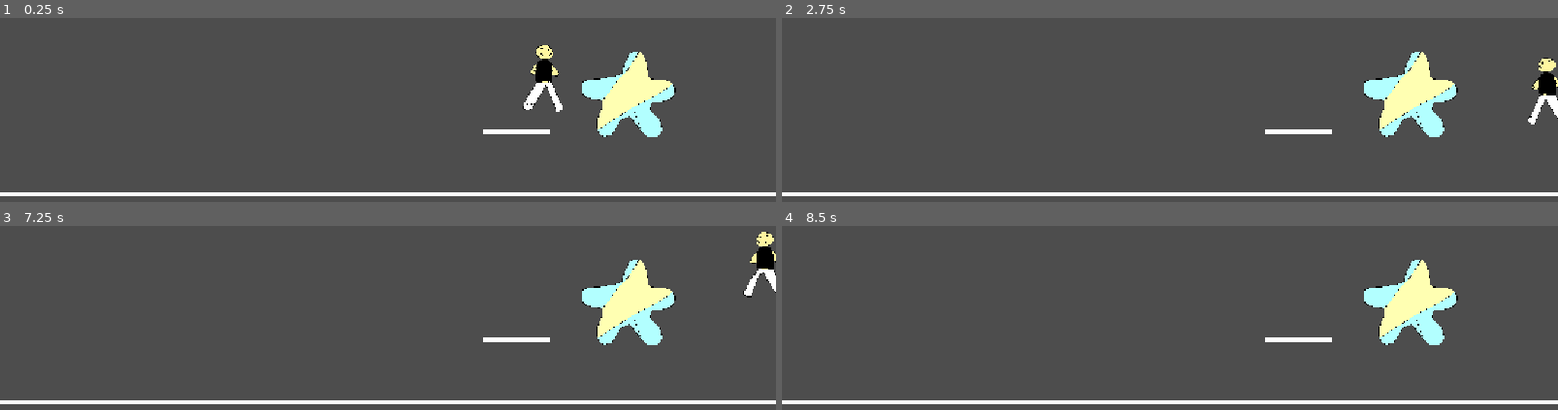
Above: before the commit, frames 1-4 (two rows, left to right).
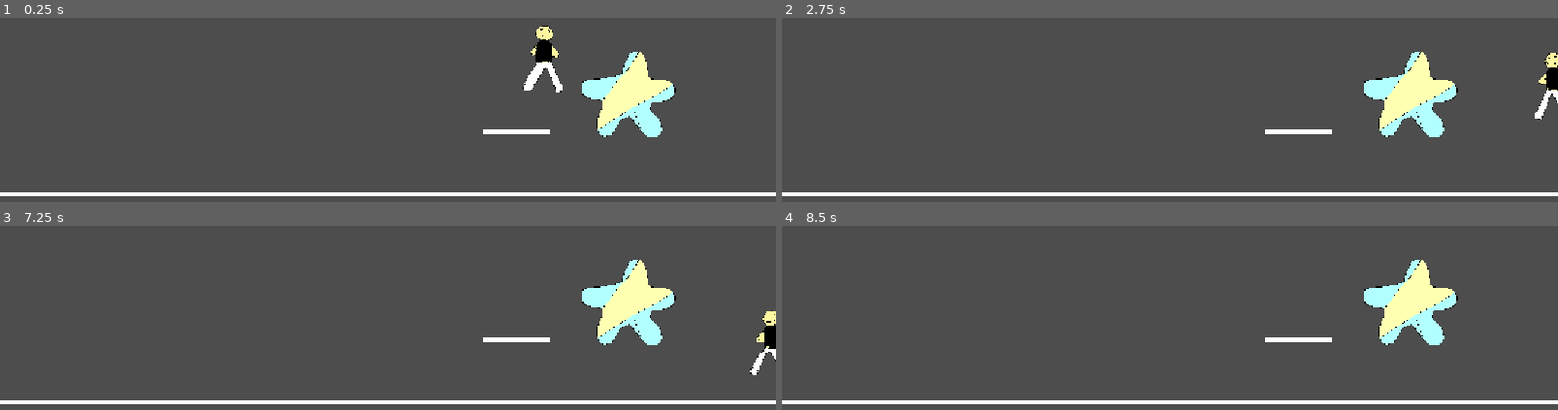
Above: after the commit, the same moments.

Repository: 0xShawnAdams/JarofPaperStarlight
Game: Godot game, scene res://main.tscn
The game is run twice, just before and just after one commit, with the same random seed, the same clock (stepped at 60 frames per second) and the same inputs.
Inputs:
- Up to frame 1 (0.25 s): no input
- Up to frame 2 (2.75 s): hold Up (move_up) 0.53-1.28 s; hold Right (move_right) 0.53-2.03 s; tap Up (move_up) at 1.35, 1.52, 1.82 s; tap Enter at 2 s; hold Left (move_left) from 2.03 s (still down); hold Up (move_up) from 2.03 s (still down)
- Up to frame 3 (7.25 s): release Left (move_left) at 2.78 s; release Up (move_up) at 2.78 s; hold Right (move_right) 2.78-4.28 s; tap Up (move_up) at 2.85, 3.02, 3.32, 4.35, 4.52, 4.82, 5.85, 6.02, 6.32 s; tap Space at 3.5, 5, 6.5 s; hold Up (move_up) 3.53-4.28 s; tap Enter at 4.25, 5.75 s; hold Left (move_left) 4.28-5.03 s; hold Right (move_right) 5.03-5.78 s; hold Up (move_up) 5.03-5.78 s; hold Left (move_left) from 5.78 s (still down); hold Up (move_up) from 6.53 s (still down)
- Up to frame 4 (8.5 s): release Left (move_left) at 7.28 s; release Up (move_up) at 7.28 s; hold Right (move_right) from 7.28 s (still down); tap Up (move_up) at 7.35, 7.52, 7.82 s; hold Up (move_up) from 8.03 s (still down)

The runs differ from the first frame. In frame 1, 1.2% of the frame differs, in the area x 67-73%, y 4-52%; in frame 2, 0.7%; in frame 3, 1.2%, in the area x 95-100%, y 3-82%; in frame 4, nothing differs.

Commit message:
sync push

Diff:
--- a/jarofpaperstarlight/Scenes/Levels/TestLevel.tscn
+++ b/jarofpaperstarlight/Scenes/Levels/TestLevel.tscn
@@ -22,8 +22,15 @@
 [node name="Player" parent="." instance=ExtResource("3_iuug4")]
 position = Vector2(252, 345)
 
+[node name="Camera2D" type="Camera2D" parent="Player"]
+position = Vector2(-1, 0)
+limit_smoothed = true
+position_smoothing_enabled = true
+drag_horizontal_enabled = true
+drag_vertical_enabled = true
+
 [node name="StaticBody2D" parent="." instance=ExtResource("4_iuug4")]
-position = Vector2(909, 1011)
+position = Vector2(909, 1027)
 scale = Vector2(11.4351, -2.59849)
 
 [node name="Platform" parent="." instance=ExtResource("4_iuug4")]
--- a/jarofpaperstarlight/Scripts/player.gd
+++ b/jarofpaperstarlight/Scripts/player.gd
@@ -2,7 +2,7 @@
 signal hit
 
 @export var speed = 400 # How fast the player will move (pixels/sec).
-var jump_speed = 200.0
+var jump_speed = -700.0
 var screen_size # Size of the game window.
 var jumping = false
 #var delta = 0;
@@ -12,13 +12,13 @@
 func _ready():
 	screen_size = get_viewport_rect().size
 
-func _physics_process(delta):
-	#velocity.y += gravity * delta # adds gravity
-	# Vertical Velocity
-	if not is_on_floor(): # If in the air, fall towards the floor. Literally gravity
-		#velocity.y = velocity.y - (gravity * delta)
-		#velocity.y += jump_speed
-		velocity.y += gravity * delta
+#func _physics_process(delta):
+#	#velocity.y += gravity * delta # adds gravity
+#	# Vertical Velocity
+#	if not is_on_floor(): # If in the air, fall towards the floor. Literally gravity
+#		#velocity.y = velocity.y - (gravity * delta)
+#		#velocity.y += jump_speed
+#		velocity.y += gravity * delta
 
 	#if jumping:
 	#	if ()
@@ -29,12 +29,12 @@
 	#	print("I collided with ", collision.get_collider().name)
 
 	# Using move_and_slide.
-	move_and_slide()
-	for i in get_slide_collision_count():
-		var collision = get_slide_collision(i)
+#	move_and_slide()
+#	for i in get_slide_collision_count():
+#		var collision = get_slide_collision(i)
 		#print("I collided with ", collision.get_collider().name)
-
-func _process(delta):
+	# _process(delta)
+func  _physics_process(delta):
 	var velocity = Vector2.ZERO # The player's movement vector.
 	if Input.is_action_pressed("move_right"):
 		velocity.x += 1
@@ -44,8 +44,8 @@
 		velocity.y += 1
 	if Input.is_action_pressed("move_up") and is_on_floor():
 		#velocity.y -= 1
-		velocity.y -= jump_speed * delta
-		position.y -= jump_speed
+		velocity.y = jump_speed #* delta
+		#position.y -= jump_speed
 		jumping = true;
 	#else:
 	#	jumping = false
@@ -65,9 +65,19 @@
 		$AnimatedSprite2D.animation = "Up"
 		$AnimatedSprite2D.flip_v = velocity.y > 0
 
+	if not is_on_floor(): # If in the air, fall towards the floor. Literally gravity
+		#velocity.y = velocity.y - (gravity * delta)
+		#velocity.y += jump_speed
+		velocity.y += gravity * delta
+
 	position += velocity * delta
-	position = position.clamp(Vector2.ZERO, screen_size)
 
+	#position = position.clamp(Vector2.ZERO, screen_size)
+	# Using move_and_slide.
+	move_and_slide()
+	for i in get_slide_collision_count():
+		var collision = get_slide_collision(i)
+		#print("I collided with ", collision.get_collider().name)
 
 func start(pos):
 	position = pos
